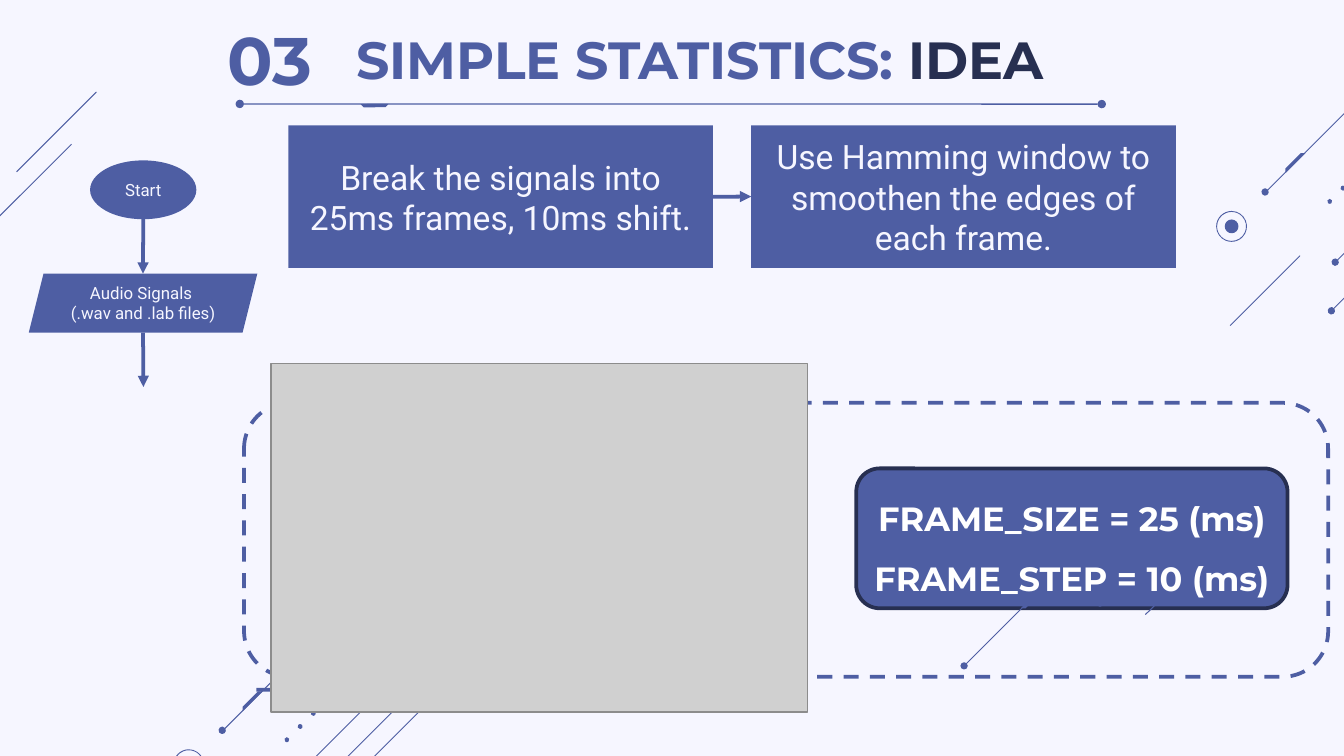
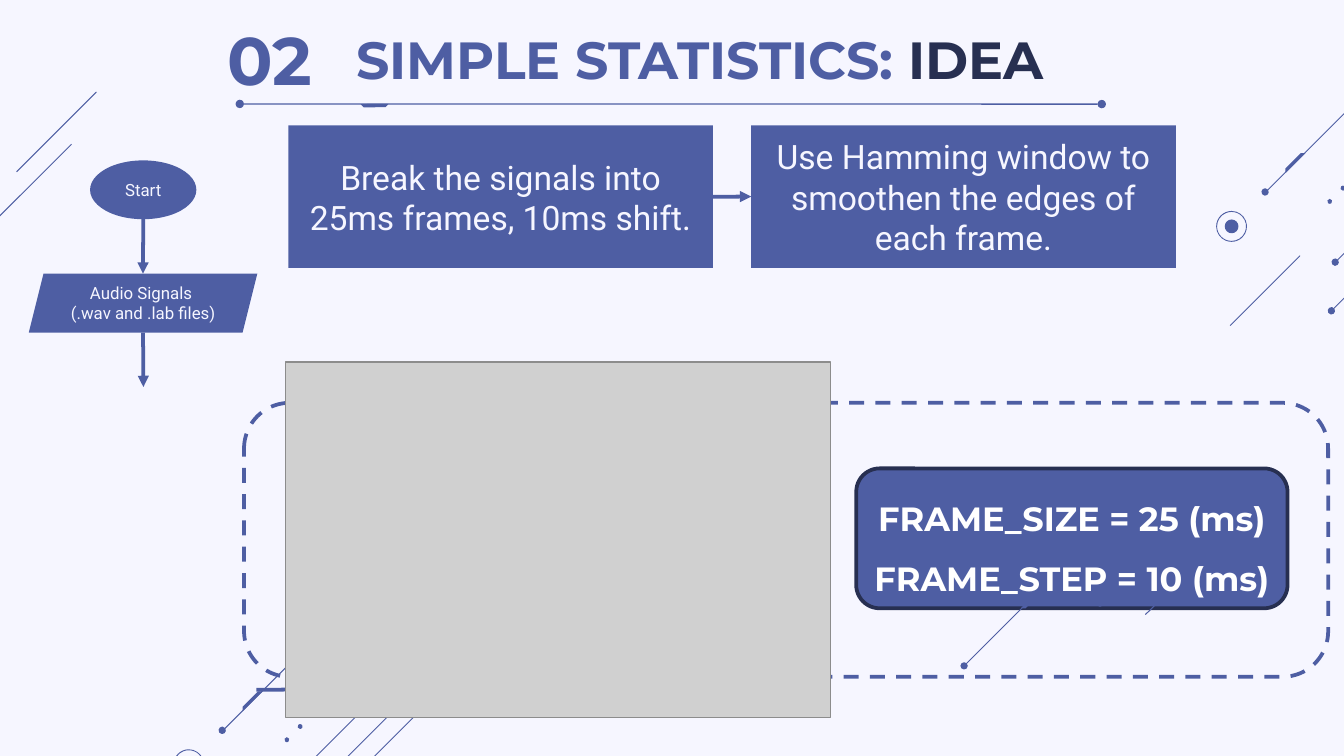
Before and after one commit to thdyqt/XLTHS, a slide deck: slide 21 of Slide.pptx (slide 36 before the commit). Drawn at 1344x756 pixels with LibreOffice and Linux fonts; fonts in the diff are those of the drawing; grey boxes stand for pictures. Boxes give left, top, right and bottom in pixels: in the first picture for what was removed or moved away, otherwise in the second. Text is boxed around its words. In the diff, an @@ line names an element or a change of style, - is before the commit and + after.

```diff
--- a/Slide.pptx
+++ b/Slide.pptx
@@ text at (227, 37, 312, 101): text changed @@
-03
+02
@@ picture: place and size @@
-picture at (271, 364, 808, 712)
+picture at (286, 363, 831, 718)
```
Also in this commit, not shown: 23 other slides changed, 11 slides added, 9 slides removed, 3 other files.
